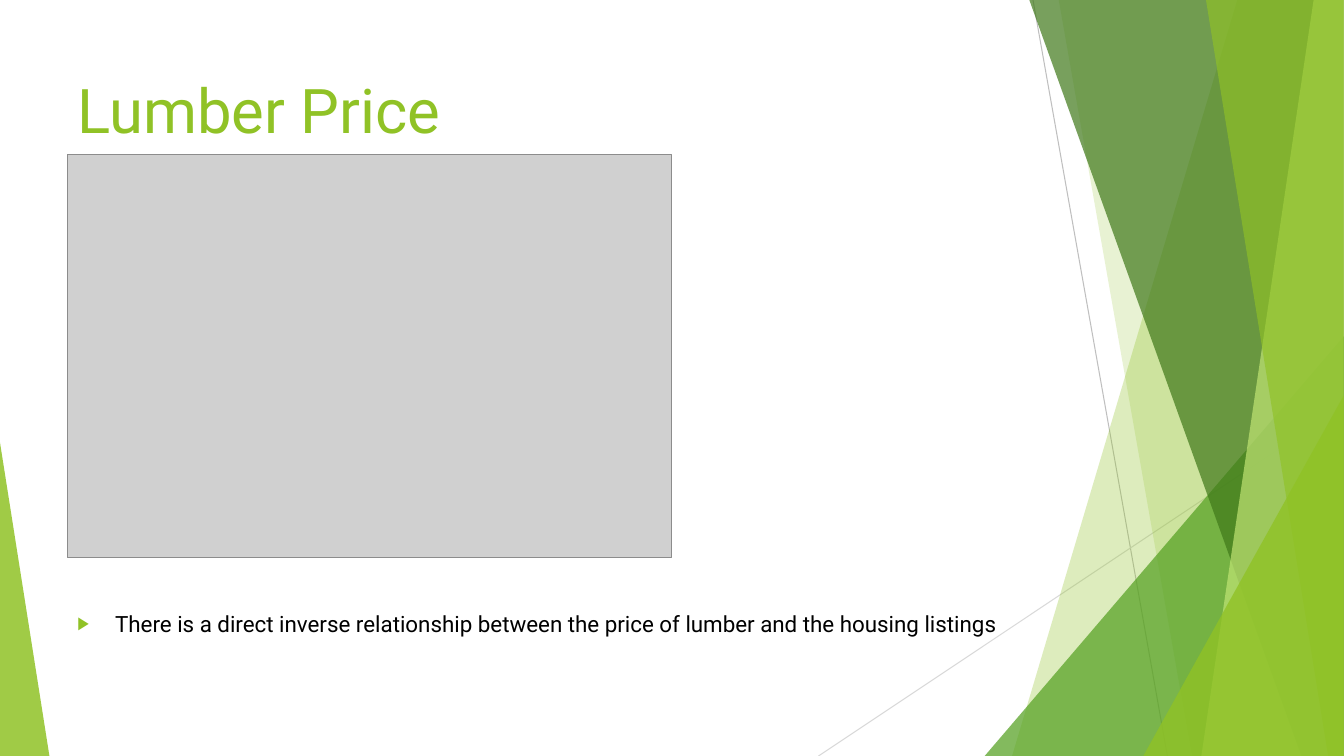
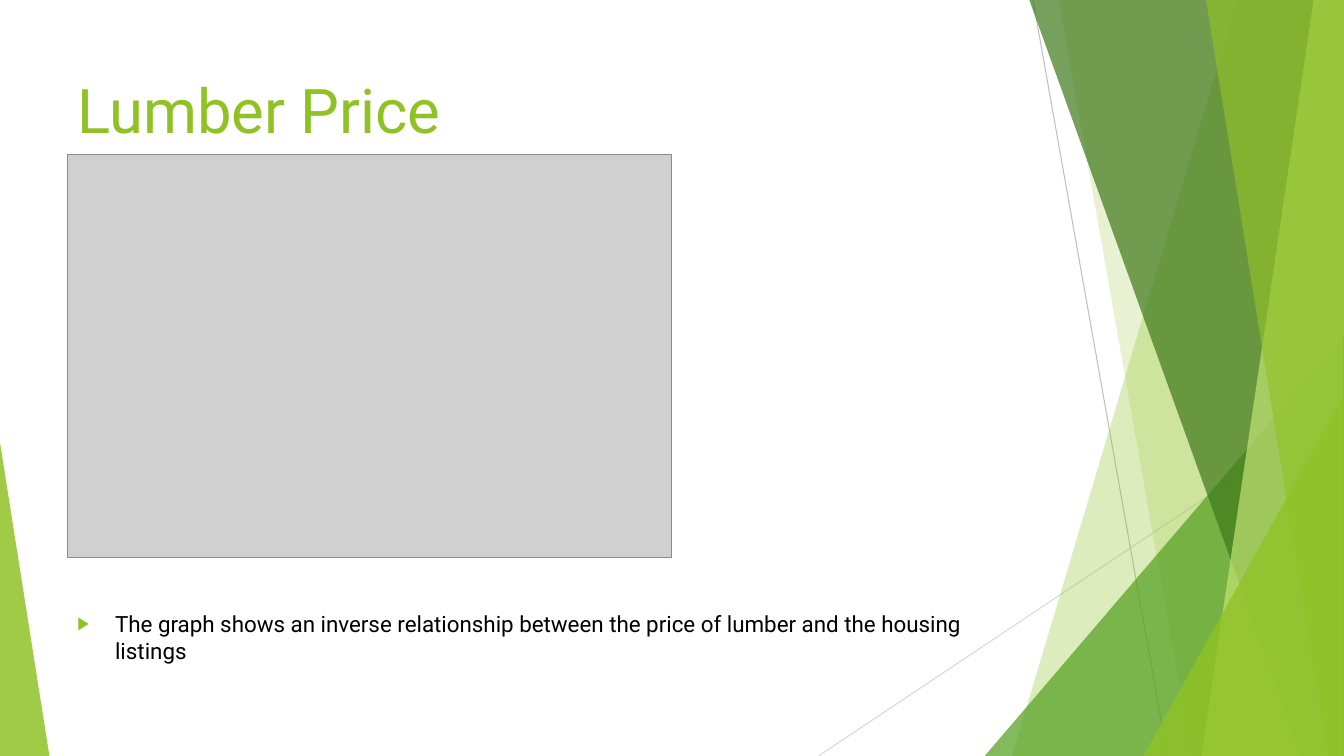
Before and after one commit to Fescamil1/Project_1_Housing_Market_Analysis, a slide deck: slide 15 of Texas Housing Market Analysis PowerPoint.pptx. Drawn at 1344x756 pixels with LibreOffice and Linux fonts; fonts in the diff are those of the drawing; grey boxes stand for pictures. Boxes give left, top, right and bottom in pixels: in the first picture for what was removed or moved away, otherwise in the second. Text is boxed around its words. In the diff, an @@ line names an element or a change of style, - is before the commit and + after.

Commit message:
update to PPT

```diff
--- a/Texas Housing Market Analysis PowerPoint.pptx
+++ b/Texas Housing Market Analysis PowerPoint.pptx
@@ text at bbox=[115, 615, 960, 664]: text changed @@
-▶ There is a direct inverse relationship between the price of lumber and the housing listings
+▶ The graph shows an inverse relationship between the price of lumber and the housing listings
```
